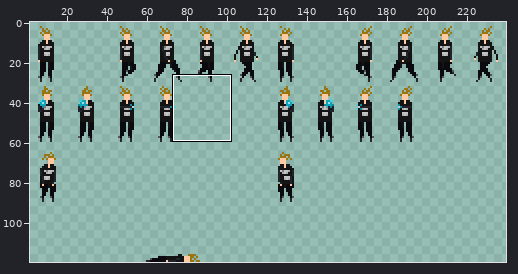
Two versions of one sprite sheet, src/sprites/ivan.png. Above: a wide view before the commit, with the close-up outlined.
Close-up. Before the edit:
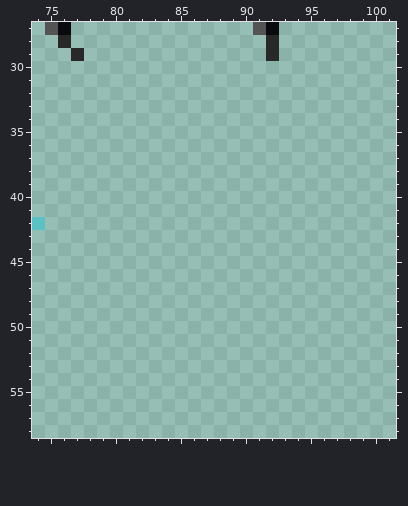
The file is 240x120 pixels. Colours within 5 levels of each other are drawn and written as one. Shown: x 74..101, y 27..58. The wide view leaves out empty margins.
Now the later version:
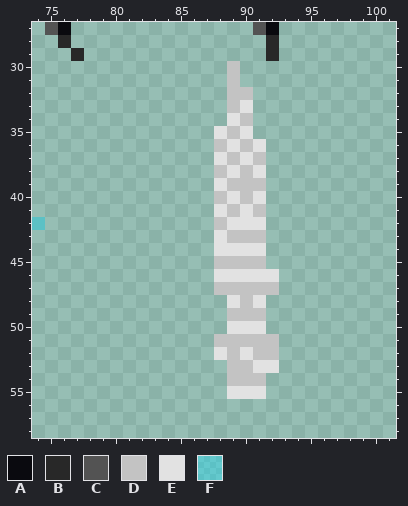
Palette (. is transparent): A #0a0a0f  B #282828  C #535353  D #c3c3c3  E #e2e2e2  F #00e0ff55
The commit says: Add Ivan end scene
Change:
@@ x 86..94 @@
 29 ......B..
-30 .........
-31 .........
-32 .........
-33 .........
-34 .........
-35 .........
-36 .........
-37 .........
-38 .........
-39 .........
-40 .........
-41 .........
-42 .........
-43 .........
-44 .........
-45 .........
-46 .........
-47 .........
-48 .........
-49 .........
-50 .........
-51 .........
-52 .........
-53 .........
-54 .........
-55 .........
+30 ...D.....
+31 ...D.....
+32 ...DD....
+33 ...DE....
+34 ...ED....
+35 ..EDE....
+36 ..DEDE...
+37 ..EDED...
+38 ..DEDE...
+39 ..EDDD...
+40 ..DEDE...
+41 ..EDED...
+42 ..DEEE...
+43 ..EDDD...
+44 ..EEEE...
+45 ..DDDD...
+46 ..EEEEE..
+47 ..DDDDD..
+48 ...EDE...
+49 ...DDD...
+50 ...EEE...
+51 ..DDDDD..
+52 ..EDEDD..
+53 ...DDEE..
+54 ...DDD...
+55 ...EEE...
 56 .........
